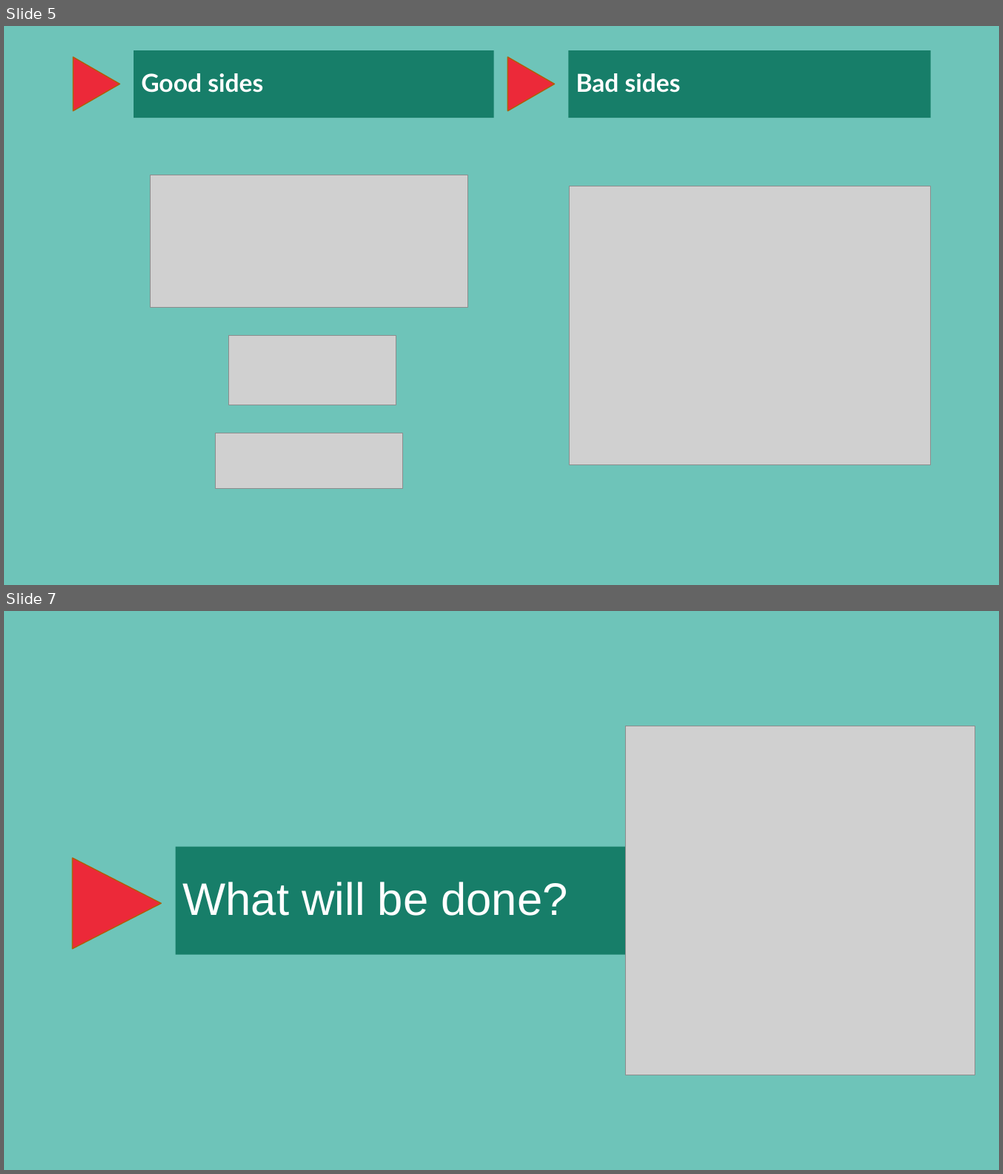
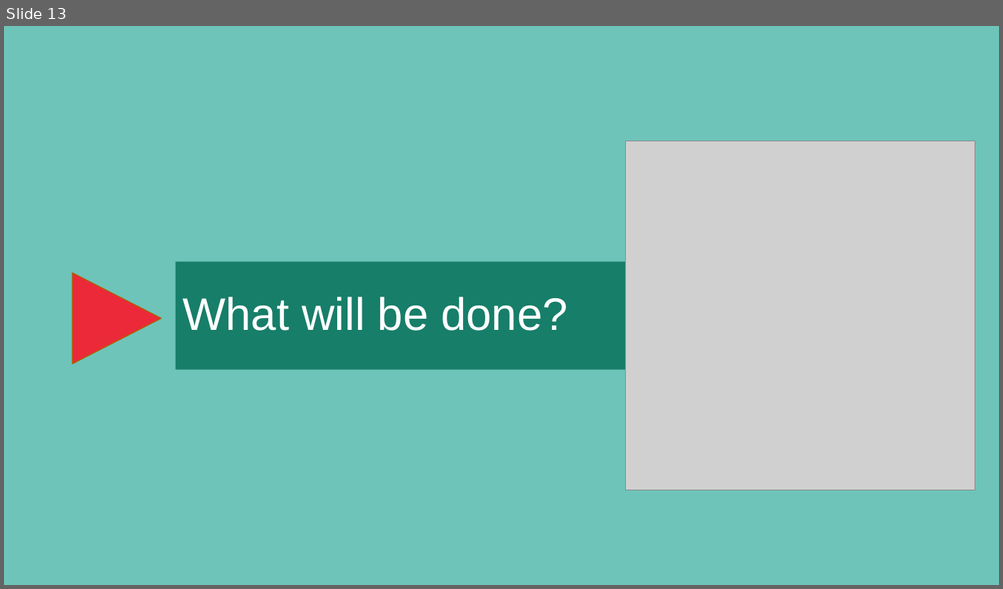
Before and after one commit to jpdias/botnet-lab, a slide deck: report/A hands-on approach on botnets.pptx. Shown one above the other, each under a label of ours: slides 5 and 7 before the commit, slide 13 after it; the slides between them are not shown. The pictures are 1003x1174 and 1003x589 pixels, drawn with LibreOffice and Linux fonts; fonts in the diff are those of the drawing; grey boxes stand for pictures; background and template pictures are left out. Boxes give left, top, right and bottom in pixels: in the first picture for what was removed or moved away, otherwise in the second. Text is boxed around its words. In the diff, an @@ line names an element or a change of style, - is before the commit and + after.

```diff
--- a/report/A hands-on approach on botnets.pptx
+++ b/report/A hands-on approach on botnets.pptx
@@ slide 5 removed at (4,26,999,585), background #6EC4B9 @@
@@ triangle removed at (73,57,120,110) @@
@@ text removed at (134,50,493,118) @@
-Good sides
@@ triangle removed at (507,57,555,110) @@
@@ text removed at (568,50,930,118) @@
-Bad sides
@@ picture removed at (151,175,467,308) @@
@@ picture removed at (569,187,930,466) @@
@@ picture removed at (229,335,396,406) @@
@@ picture removed at (216,434,402,489) @@
@@ what was slide 7 is now slide 13 @@
```
Also in this commit, not shown: 2 slides changed, 9 slides added, 2 other slides removed.
